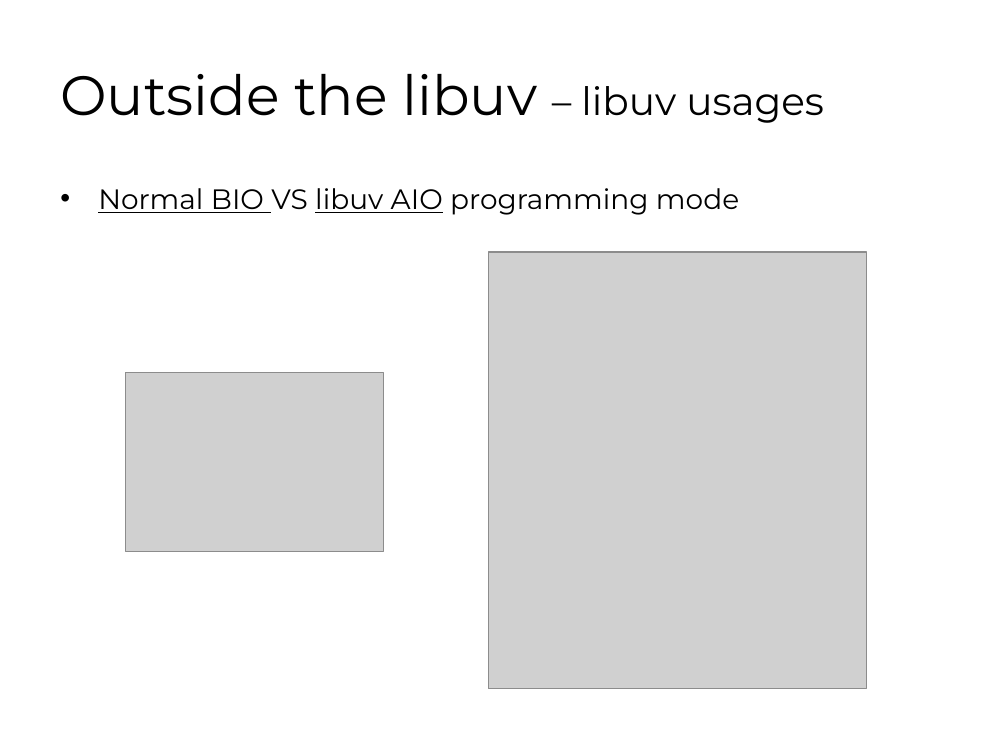
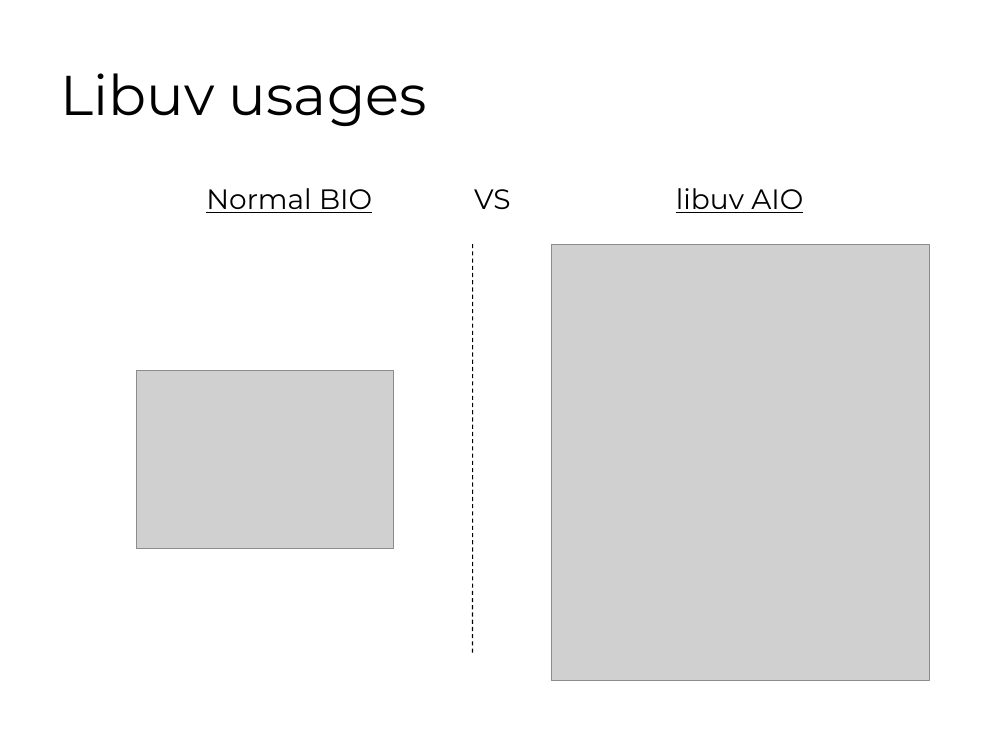
Before and after one commit to young-mu/libuv, a slide deck: slide 11 of libuv.pptx. Drawn at 1008x756 pixels with LibreOffice and Linux fonts; fonts in the diff are those of the drawing; grey boxes stand for pictures. Boxes give left, top, right and bottom in pixels: in the first picture for what was removed or moved away, otherwise in the second. Text is boxed around its words. In the diff, an @@ line names an element or a change of style, - is before the commit and + after.

```diff
--- a/libuv.pptx
+++ b/libuv.pptx
@@ title at (60,73,427,126): text changed; size 39.6 to 40 pt @@
-Outside the libuv – libuv usages
+Libuv usages
@@ text at (206,188,803,213): text changed @@
-• Normal BIO VS libuv AIO programming mode
+Normal BIO VS libuv AIO
@@ line added from (473, 244) to (473, 653), #000000 0.75 pt dashed @@
@@ picture: place and size @@
-picture at (488,252,866,688)
+picture at (551,244,929,680)
@@ picture: place and size @@
-picture at (126,373,383,551)
+picture at (136,370,393,548)
```
Also in this commit, not shown: 14 other slides changed, 1 slide added, 3 other files.
